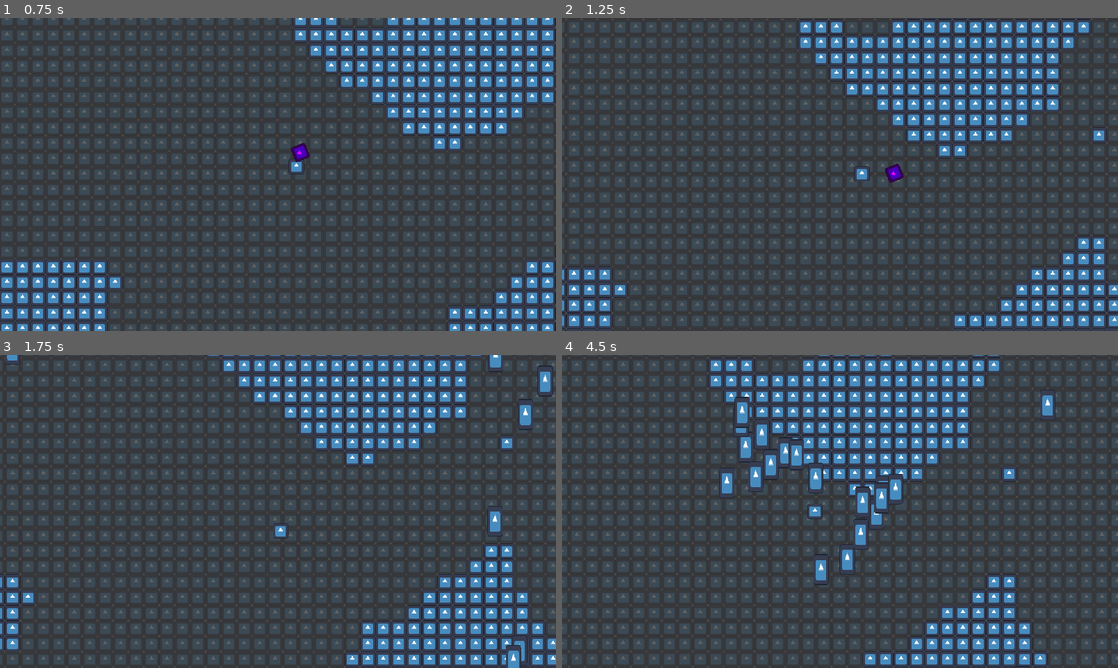
Above: before the commit, frames 1-4 (two rows, left to right).
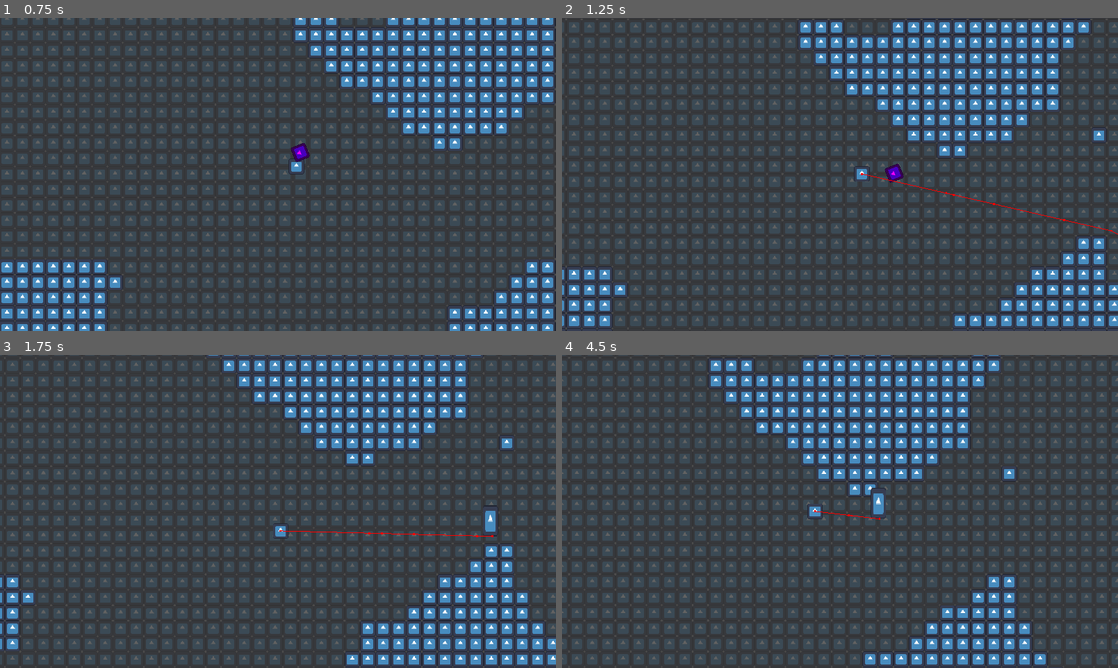
Above: after the commit, the same moments.

Repository: slotling/collateral-damage-gwj71
Game: Godot game, scene res://Scenes/Root/world.tscn
Same seed, same stepped clock (60 frames per second), same inputs: the game is played once before the commit and once after it. The engine's default icon, where the game draws it, is replaced by a stand-in: a white triangle on a blue panel in a dark square.
Inputs (mouse positions are in pixels of both pictures, inside the frame that each line leads up to):
- Up to frame 1 (0.75 s): move the mouse to (400, 158) at 0.52 s; hold D (right) from 0.53 s (still down); click (400, 158) at 0.6 s
- Up to frame 2 (1.25 s): keep holding D (right)
- Up to frame 3 (1.75 s): move the mouse to (166, 527) at 1.27 s; release D (right) at 1.28 s; hold S (backward) from 1.28 s (still down); right-click (166, 527) at 1.35 s
- Up to frame 4 (4.5 s): move the mouse to (895, 442) at 2.02 s; release S (backward) at 2.03 s; hold D (right) 2.03-2.78 s; hold Shift (run) 2.03-2.78 s; move the mouse to (812, 574) at 2.77 s; hold W (forward) 2.78-3.53 s; click (812, 574) at 2.85 s; move the mouse to (1006, 558) at 3.52 s; hold A (left) from 3.53 s (still down); right-click (1006, 558) at 3.6 s; move the mouse to (673, 464) at 4.27 s; tap Shift (run) at 4.35 s

Frame 1 is identical in both runs. In frame 2, 0.1% of the frame differs, in the area x 53-100%, y 49-100%; in frame 3, 1.0%; in frame 4, 2.7%, in the area x 28-89%, y 11-100%.

Commit message:
finish nav optimization

Diff:
--- a/Scenes/Entities/enemy.tscn
+++ b/Scenes/Entities/enemy.tscn
@@ -21,6 +21,7 @@
 collision_layer = 4
 collision_mask = 5
 motion_mode = 1
+wall_min_slide_angle = 0.0
 script = ExtResource("1_eb3nf")
 
 [node name="Sprite2D" type="Sprite2D" parent="."]
@@ -49,6 +50,7 @@
 max_speed = 150
 
 [node name="NavigationAgent2D" type="NavigationAgent2D" parent="."]
+debug_enabled = true
 
 [node name="EnemyAttacksGroup" parent="." instance=ExtResource("7_73tpc")]
 
--- a/Scenes/Root/world.tscn
+++ b/Scenes/Root/world.tscn
@@ -2,13 +2,13 @@
 
 [ext_resource type="PackedScene" uid="uid://d3hrl4tjnukfe" path="res://Scenes/Generation/terrain.tscn" id="1_r6r10"]
 [ext_resource type="PackedScene" uid="uid://djorhqqn1rked" path="res://Scenes/Entities/Characters/demolitionist_player.tscn" id="2_0m2oe"]
-[ext_resource type="PackedScene" uid="uid://ty71841138uo" path="res://Handlers/wave_handler.tscn" id="4_apm3v"]
+[ext_resource type="PackedScene" uid="uid://14wcwtgp2v2v" path="res://Handlers/wave_handler.tscn" id="4_apm3v"]
 
 [node name="World" type="Node2D"]
 
 [node name="WaveHandler" parent="." instance=ExtResource("4_apm3v")]
 wave_cooldown = 10
-max_enemy_count = 25
+max_enemy_count = 1
 max_wave_count = 10
 spawning_distance = 700
 
Not shown: 1 places in Handlers/wave_handler.tscn that only renumber resources
